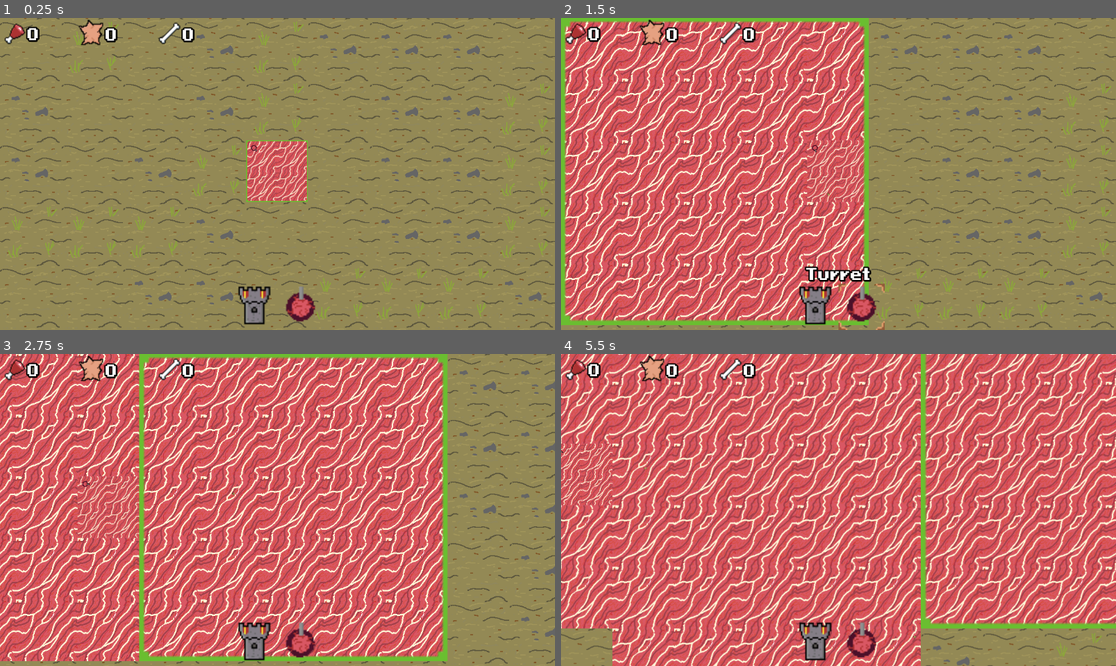
Above: before the commit, frames 1-4 (two rows, left to right).
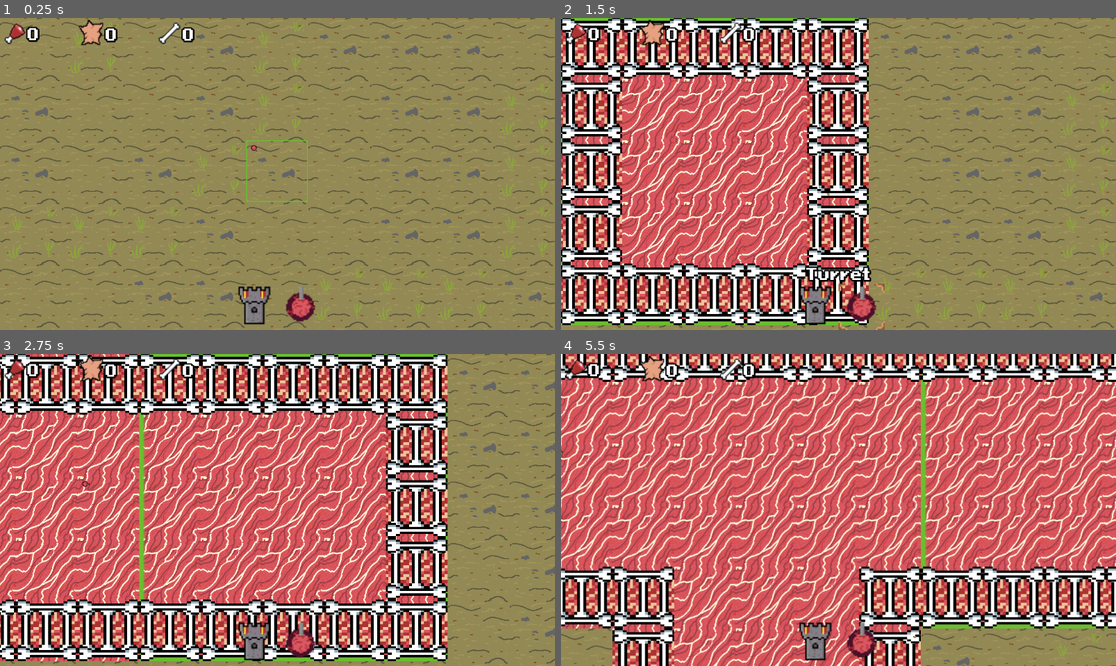
Above: after the commit, the same moments.

Repository: PhilipSBeck/Ludum-Dare-56
Game: Godot game, scene res://Levels/main.tscn
Same seed, same stepped clock (60 frames per second), same inputs: the game is played once before the commit and once after it.
Inputs (mouse positions are in pixels of both pictures, inside the frame that each line leads up to):
- Up to frame 1 (0.25 s): no input
- Up to frame 2 (1.5 s): click (816, 308) at 0.5 s; click (860, 308) at 1.25 s
- Up to frame 3 (2.75 s): tap Enter at 2 s; move the mouse to (399, 494) at 2.02 s; hold Right (ui_right) from 2.03 s (still down); click (399, 494) at 2.1 s
- Up to frame 4 (5.5 s): move the mouse to (727, 525) at 2.77 s; release Right (ui_right) at 2.78 s; hold Down (ui_down) 2.78-3.53 s; tap Mouse wheel down (WheelDown) at 2.85 s; click (727, 525) at 3.05 s; move the mouse to (894, 441) at 3.52 s; hold Right (ui_right) 3.53-4.28 s; tap Mouse wheel up (WheelUp) at 3.6 s; click (894, 441) at 3.8 s; move the mouse to (810, 572) at 4.27 s; hold Up (ui_up) 4.28-5.03 s; click (810, 572) at 4.35 s; move the mouse to (1005, 556) at 5.02 s; hold Left (ui_left) from 5.03 s (still down); click (1005, 556) at 5.1 s

The runs differ from the first frame. In frame 1, 2.0% of the frame differs, in the area x 44-56%, y 39-59%; in frame 2, 29%; in frame 3, 34%, in the area x 0-81%, y 0-99%; in frame 4, 22%.

Commit message:
Building with walls and connected textures!

Diff:
--- a/Levels/main.tscn
+++ b/Levels/main.tscn
@@ -1,10 +1,9 @@
-[gd_scene load_steps=8 format=3 uid="uid://d4hjcmvwxni5t"]
+[gd_scene load_steps=7 format=3 uid="uid://d4hjcmvwxni5t"]
 
 [ext_resource type="PackedScene" uid="uid://dv8ga14jrgtfb" path="res://Gameplay/Map/WorldMap.tscn" id="1_dsvs6"]
 [ext_resource type="Script" path="res://Scripts/Core/camera_2d.gd" id="1_qvoxn"]
 [ext_resource type="Script" path="res://Scripts/Core/main.gd" id="1_vq540"]
-[ext_resource type="Texture2D" uid="uid://qs20w4uo3gw" path="res://Art/Map/Floor/MeatTile2.png" id="2_0rqa0"]
-[ext_resource type="PackedScene" path="res://Unit/Turret.tscn" id="3_i0156"]
+[ext_resource type="PackedScene" uid="uid://cb4udp41rudyd" path="res://Unit/Turret.tscn" id="3_i0156"]
 [ext_resource type="Texture2D" uid="uid://bay8ourwndfe8" path="res://Art/Map/Floor/TileHighlight.png" id="3_vuw60"]
 [ext_resource type="PackedScene" uid="uid://v74l8i6gpmfc" path="res://HUD/mainHUD.tscn" id="7_j582s"]
 
@@ -17,28 +16,6 @@
 position = Vector2(577, 326)
 script = ExtResource("1_qvoxn")
 
-[node name="Castle" type="Node2D" parent="."]
-
-[node name="CastleMeat" type="Sprite2D" parent="Castle"]
-position = Vector2(544, 288)
-scale = Vector2(0.5, 0.5)
-texture = ExtResource("2_0rqa0")
-
-[node name="CastleMeat2" type="Sprite2D" parent="Castle"]
-position = Vector2(608, 288)
-scale = Vector2(0.5, 0.5)
-texture = ExtResource("2_0rqa0")
-
-[node name="CastleMeat3" type="Sprite2D" parent="Castle"]
-position = Vector2(544, 352)
-scale = Vector2(0.5, 0.5)
-texture = ExtResource("2_0rqa0")
-
-[node name="CastleMeat4" type="Sprite2D" parent="Castle"]
-position = Vector2(608, 352)
-scale = Vector2(0.5, 0.5)
-texture = ExtResource("2_0rqa0")
-
 [node name="Turrets" type="Node2D" parent="."]
 
 [node name="Turret" parent="Turrets" instance=ExtResource("3_i0156")]
--- a/Scripts/Core/main.gd
+++ b/Scripts/Core/main.gd
@@ -1,6 +1,10 @@
 extends Node
 
 var placing_tiles = false
+
+const MEAT_WALL = preload("res://Structures/Walls/MeatWall.tscn")
+
+var building_dictionary = {}
 
 func UpdateHighlight():
 	var mousePos = $TileMapLayer.get_global_mouse_position()
@@ -34,7 +38,31 @@
 	mapPos = get_fortress_corner_from_map_pos(mapPos)
 	for i in 5:
 		for j in 5:
-			$TileMapLayer.set_cell(mapPos + Vector2i(i, j), 0, Vector2i(0,0))
+			var tilePos = mapPos + Vector2i(i, j);
+			$TileMapLayer.set_cell(tilePos, 0, Vector2i(0,0))
+			if i == 0 or i == 4 or j == 0 or j == 4:
+				if !building_dictionary.has(tilePos):
+					var wall = MEAT_WALL.instantiate();
+					wall.position = $TileMapLayer.map_to_local(tilePos) + Vector2(0, -64)
+					building_dictionary[tilePos] = wall
+					add_child(wall)
+	check_wall_adjecency()
+
+func check_wall_adjecency():
+	var walls_to_destroy = []
+	for key in building_dictionary:
+		var to_keep = false;
+		for i in 3:
+			for j in 3:
+				to_keep = to_keep or $TileMapLayer.get_cell_atlas_coords(key + Vector2i(j - 1, i - 1)) == null or $TileMapLayer.get_cell_atlas_coords(key + Vector2i(j - 1, i - 1)) != Vector2i(0,0);
+
+		if !to_keep:
+			walls_to_destroy.append(key)
+
+	for key in walls_to_destroy:
+		var wall = building_dictionary[key]
+		building_dictionary.erase(key)
+		wall.queue_free()
 
 func set_placing_tiles(in_placing_tiles: bool):
 	placing_tiles = in_placing_tiles
--- /dev/null
+++ b/Structures/Walls/MeatWall.tscn
@@ -0,0 +1,8 @@
+[gd_scene load_steps=2 format=3 uid="uid://dx80my0br2ctn"]
+
+[ext_resource type="Texture2D" uid="uid://c1vfb2cwi0snu" path="res://Art/Map/Walls/bonewalltile.png" id="1_qlrt3"]
+
+[node name="MeatWall" type="Node2D"]
+
+[node name="Sprite2D" type="Sprite2D" parent="."]
+texture = ExtResource("1_qlrt3")
